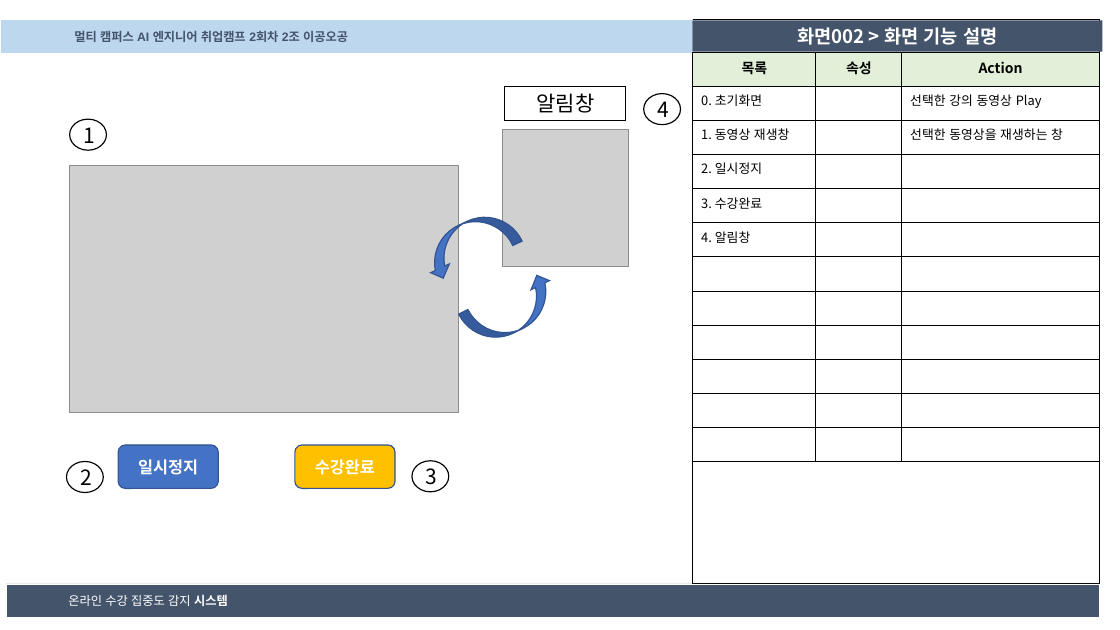
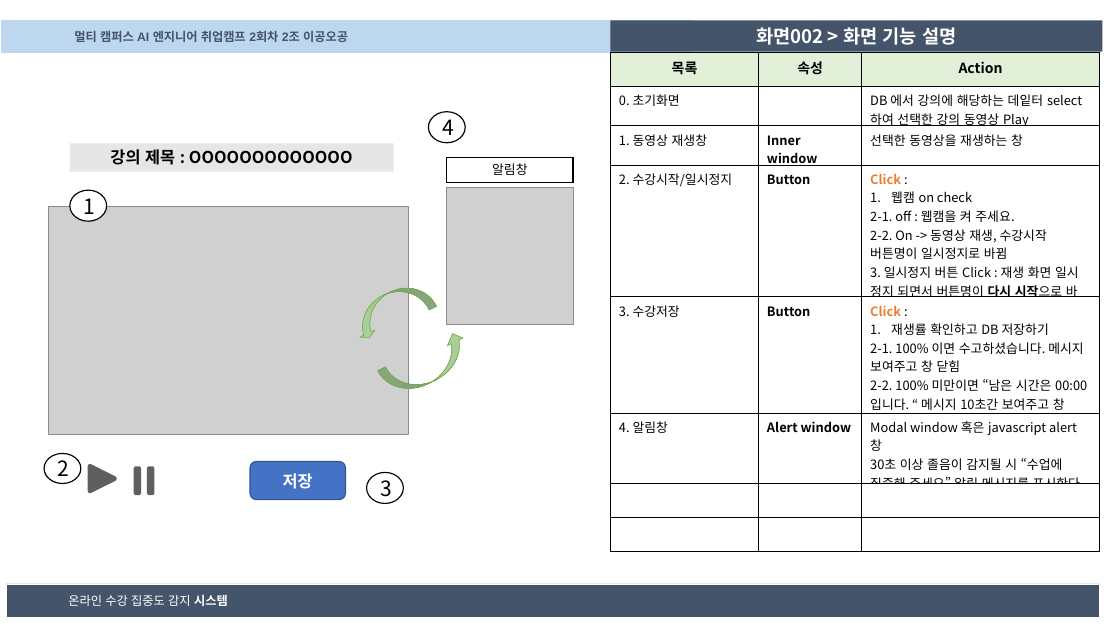
Before and after one commit to CQ-01/DrowsyDetect, a slide deck: slide 4 of concentration_detect/2조_이공오공_화면설계서.pptx. Drawn at 1120x630 pixels with LibreOffice and Linux fonts; fonts in the diff are those of the drawing; grey boxes stand for pictures. Boxes give left, top, right and bottom in pixels: in the first picture for what was removed or moved away, otherwise in the second. Text is boxed around its words. In the diff, an @@ line names an element or a change of style, - is before the commit and + after.

Commit message:
230508

```diff
--- a/concentration_detect/2조_이공오공_화면설계서.pptx
+++ b/concentration_detect/2조_이공오공_화면설계서.pptx
@@ rectangle "화면002 > 화면 기능 설명": place and size @@
-rectangle "화면002 > 화면 기능 설명" at (692,20,1102,51)
+rectangle "화면002 > 화면 기능 설명" at (611,20,1103,51)
@@ rectangle removed at (692,19,1100,584) @@
@@ table at (611,53,1100,562) @@
-row 2, column 3: 선택한 강의 동영상 Play
+row 2, column 3: DB 에서 강의에 해당하는 데잍터 select 하여 선택한 강의 동영상 Play
-row 3, column 2: 
+row 3, column 2: Inner window
-row 4: 2. 일시정지 |  | 
+row 4: 2. 수강시작/일시정지 | Button | Click : / 웹캠 on check / 2-1. off : 웹캠을 켜 주세요. / 2-2. On -> 동영상 재생, 수강시작 버튼명이 일시정지로 바뀜 / 3. 일시정지 버튼 Click : 재생 화면 일시 정지 되면서 버튼명이 다시 시작으로 바뀜.
-row 5: 3. 수강완료 |  | 
+row 5: 3. 수강저장 | Button | Click : / 재생률 확인하고 DB 저장하기 / 2-1. 100% 이면 수고하셨습니다. 메시지 보여주고 창 닫힘 / 2-2. 100% 미만이면 “남은 시간은 00:00입니다. “ 메시지 10초간 보여주고 창 닫힘
-row 6, column 2: 
+row 6, column 2: Alert window
-row 6, column 3: 
+row 6, column 3: Modal window 혹은 javascript alert 창 / 30초 이상 졸음이 감지될 시 “수업에 집중해 주세요” 알림 메시지를 표시한다.
-row 9:  |  | 
-row 10:  |  | 
-row 11:  |  | 
-row 12:  |  | 
@@ table: place and size @@
-table at (693,53,1100,462)
+table at (611,53,1100,562)
@@ ellipse "4": place and size @@
-ellipse "4" at (644,93,681,124)
+ellipse "4" at (429,112,465,143)
@@ rectangle added at (70,144,394,172), fill #E7E6E6, 14 pt, text #000000, bold @@
+강의 제목 : OOOOOOOOOOOOO
@@ rectangle "알림창": place and size @@
-rectangle "알림창" at (505,87,626,120)
+rectangle "알림창" at (447,158,573,182)
@@ rectangle "알림창" at (447,158,573,182): size 18 to 11 pt @@
@@ picture: place and size @@
-picture at (70,166,459,413)
+picture at (49,207,408,434)
@@ ellipse "1": place and size @@
-ellipse "1" at (70,119,107,150)
+ellipse "1" at (70,190,107,221)
@@ picture: place and size @@
-picture at (502,129,628,266)
+picture at (447,187,573,324)
@@ curved up arrow: place and size @@
-curved up arrow at (416,204,522,283)
+curved up arrow at (348,276,437,341)
@@ curved up arrow at (348,276,437,341): fill #4472C4 to gradient #B5D5A7 to #AACE9A to #9CC987; outline #325491 1 pt to #70AD47 0.5 pt; proportions changed @@
@@ curved up arrow: place and size @@
-curved up arrow at (459,271,564,351)
+curved up arrow at (378,330,476,402)
@@ curved up arrow at (378,330,476,402): fill #4472C4 to gradient #B5D5A7 to #AACE9A to #9CC987; outline #325491 1 pt to #70AD47 0.5 pt @@
@@ rounded rectangle removed at (118,445,218,489) @@
-일시정지
@@ ellipse "2": place and size @@
-ellipse "2" at (66,461,103,492)
+ellipse "2" at (44,454,81,484)
@@ freeform shape added at (87,464,117,493), fill #5F5F5F @@
@@ freeform shape added at (134,466,155,496), fill #5F5F5F @@
@@ rounded rectangle "저장": place and size @@
-rounded rectangle "저장" at (295,445,395,489)
+rounded rectangle "저장" at (250,461,346,499)
@@ rounded rectangle "저장" at (250,461,346,499): fill #FFC000 to #4472C4 @@
@@ text in rounded rectangle at (283,473,313,489): text changed @@
-수강완료
+저장
@@ ellipse "3": place and size @@
-ellipse "3" at (412,461,449,492)
+ellipse "3" at (366,472,403,503)
```
Also in this commit, not shown: 4 other slides changed, 1 slide added.
